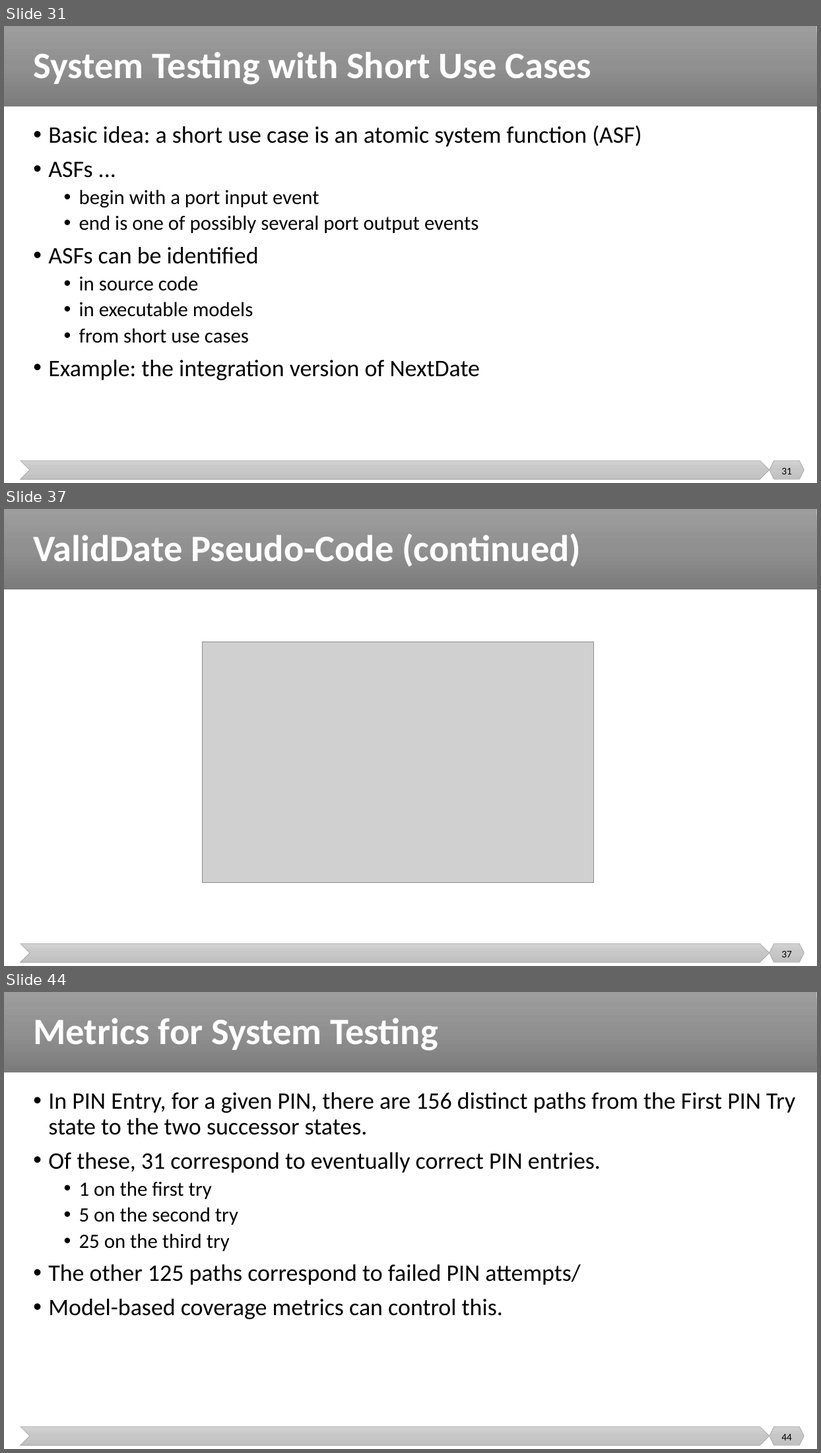
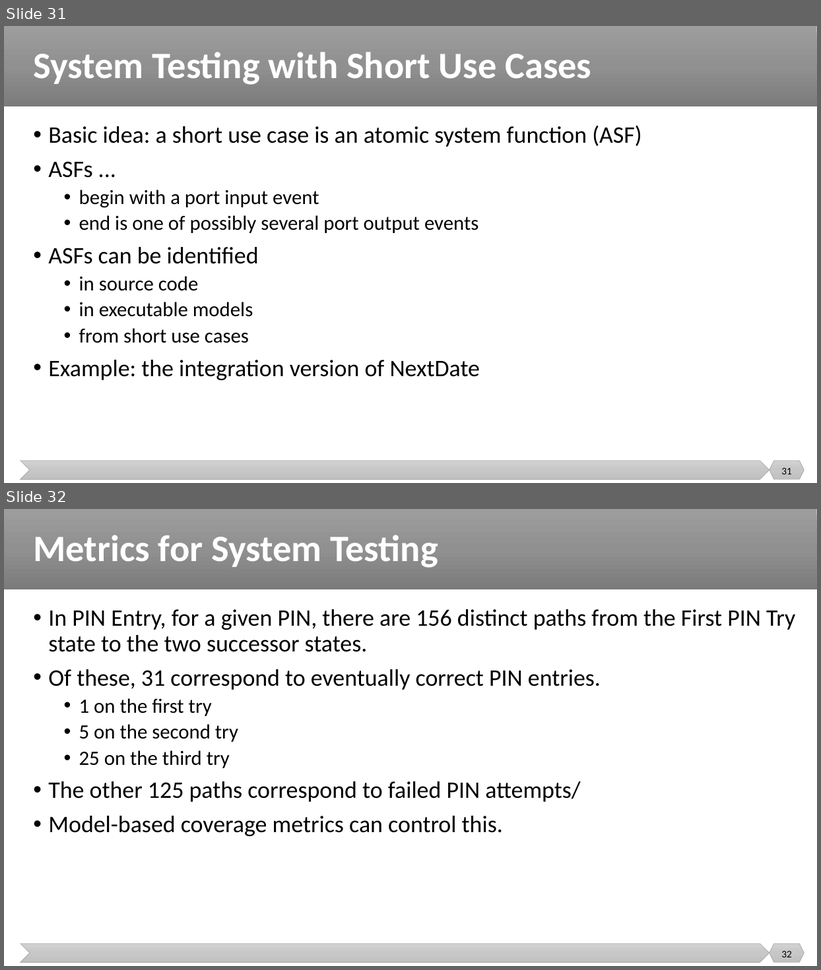
Before and after one commit to malenezi/malenezi, a slide deck: new_SE401/Lectures/8-Integration, System and Regression Testing/System Testing.pptx. Shown one above the other, each under a label of ours: slides 31, 37 and 44 before the commit, slides 31 and 32 after it; the slides between them are not shown. The pictures are 821x1453 and 821x970 pixels, drawn with LibreOffice and Linux fonts; fonts in the diff are those of the drawing; grey boxes stand for pictures. Boxes give left, top, right and bottom in pixels: in the first picture for what was removed or moved away, otherwise in the second. Text is boxed around its words. In the diff, an @@ line names an element or a change of style, - is before the commit and + after.

```diff
--- a/new_SE401/Lectures/8-Integration, System and Regression Testing/System Testing.pptx
+++ b/new_SE401/Lectures/8-Integration, System and Regression Testing/System Testing.pptx
@@ slide 37 removed at (4,509,817,966), background #FFFFFF; not listed: 3 template elements that a slide beside it also shows @@
@@ title removed at (33,533,581,566) @@
-ValidDate Pseudo-Code (continued)
@@ picture removed at (202,642,594,883) @@
@@ page number removed at (781,951,792,958) @@
-37
@@ what was slide 44 is now slide 32 @@
@@ page number at (781,951,792,958): text changed @@
-44
+32
```
Also in this commit, not shown: 1 slide changed, 11 other slides removed, 1 other file.
